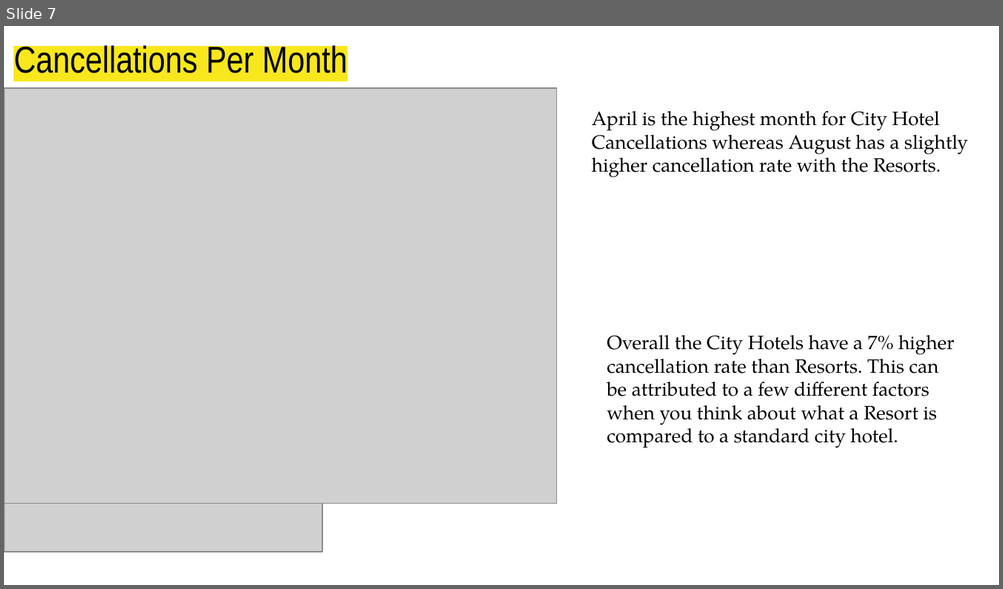
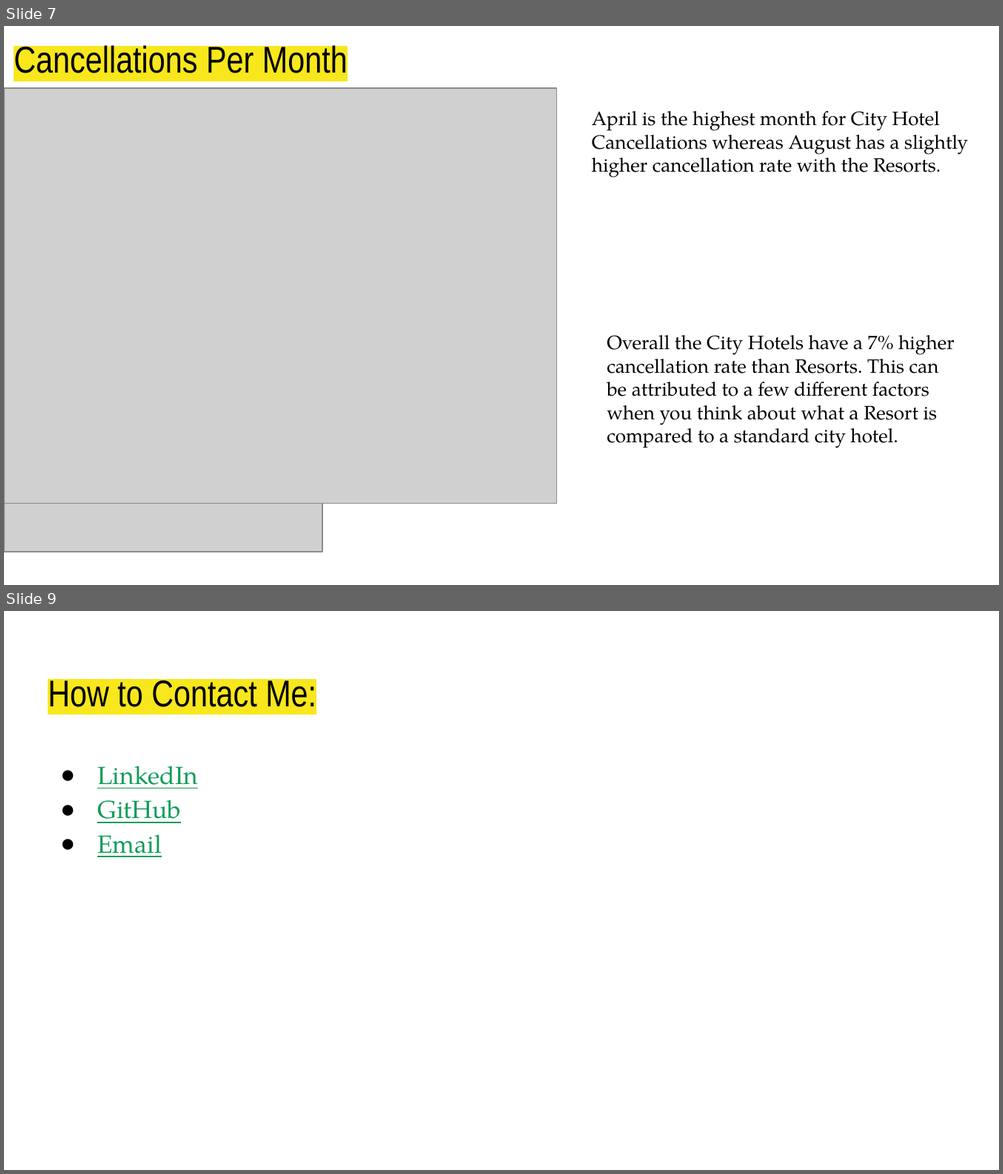
Before and after one commit to cole-beach/Hotel-Booking-Demand, a slide deck: Hotel Booking Demand.pptx. Shown one above the other, each under a label of ours: slide 7 before the commit, slides 7 and 9 after it; the slides between them are not shown. The pictures are 1003x589 and 1003x1174 pixels, drawn with LibreOffice and Linux fonts; fonts in the diff are those of the drawing; grey boxes stand for pictures. Boxes give left, top, right and bottom in pixels: in the first picture for what was removed or moved away, otherwise in the second. Text is boxed around its words. In the diff, an @@ line names an element or a change of style, - is before the commit and + after.

```diff
--- a/Hotel Booking Demand.pptx
+++ b/Hotel Booking Demand.pptx
@@ slide 9 added at (4,611,999,1170), background #FFFFFF @@
@@ title added at (48,676,316,707), 27 pt, text #000000 @@
+How to Contact Me:
@@ text added at (97,766,197,857), 18 pt, text #0F9D58, underline @@
+● LinkedIn
+● GitHub
+● Email
```
Also in this commit, not shown: 1 slide changed.
